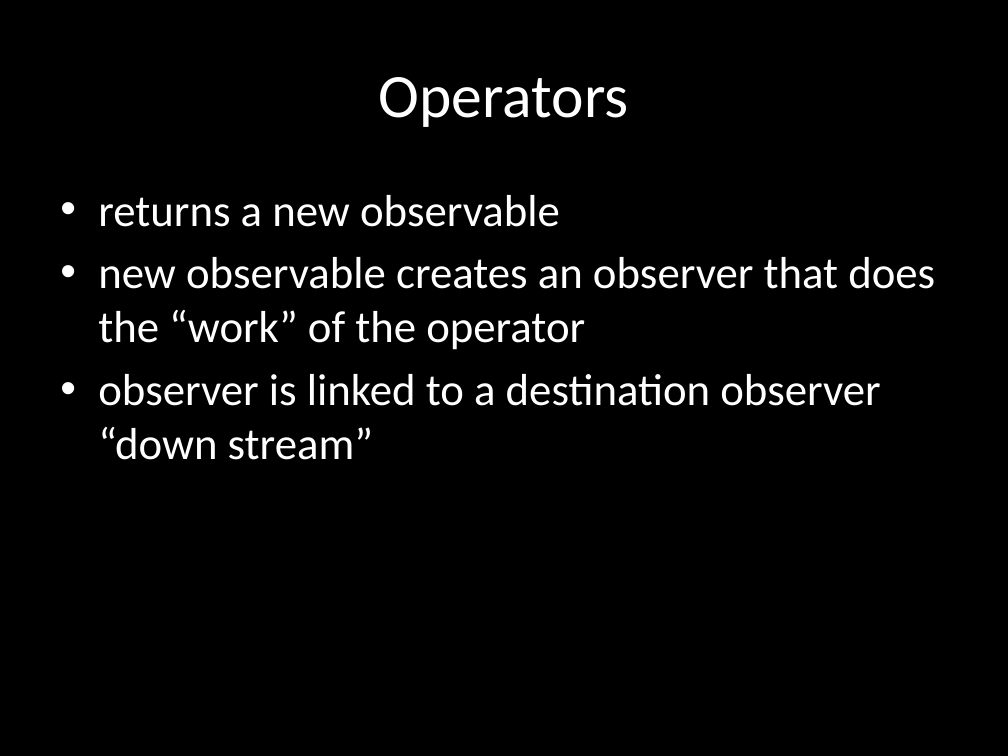
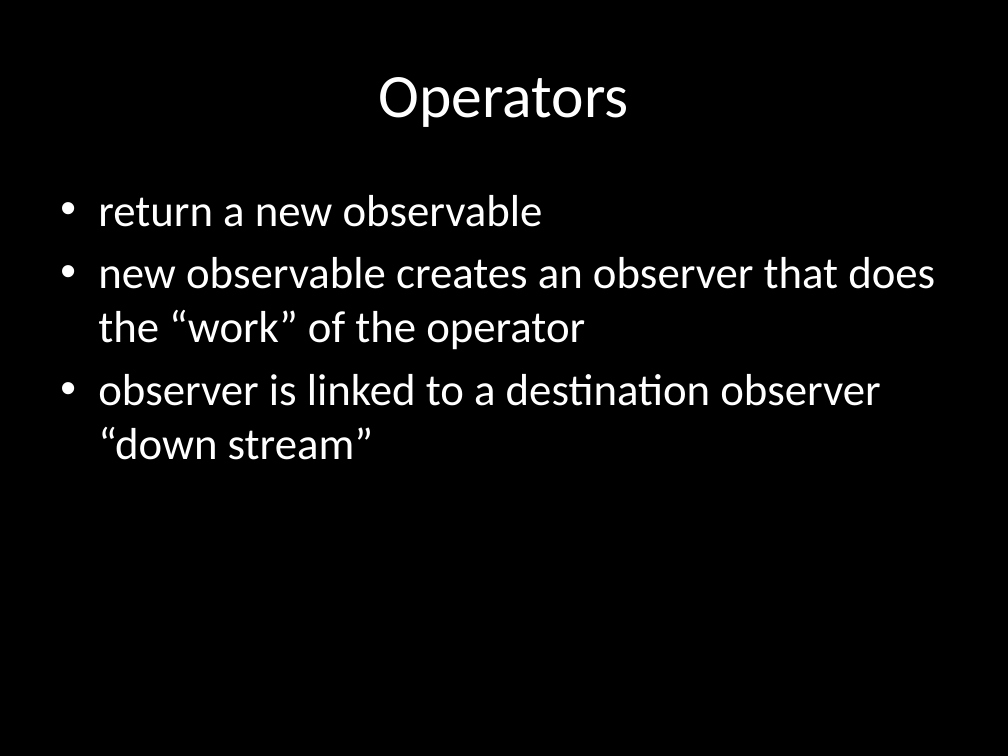
Before and after one commit to benlesh/rxjs-workshop-angular, a slide deck: slide 57 of rxjs-workshop.pptx (slide 55 before the commit). Drawn at 1008x756 pixels with LibreOffice and Linux fonts; fonts in the diff are those of the drawing. Boxes give left, top, right and bottom in pixels: in the first picture for what was removed or moved away, otherwise in the second. Text is boxed around its words. In the diff, an @@ line names an element or a change of style, - is before the commit and + after.

```diff
--- a/rxjs-workshop.pptx
+++ b/rxjs-workshop.pptx
@@ text at [98,195,543,227]: text changed @@
-• returns a new observable
+• return a new observable
```
Also in this commit, not shown: 2 other slides changed, 41 slides added, 1 other file.
